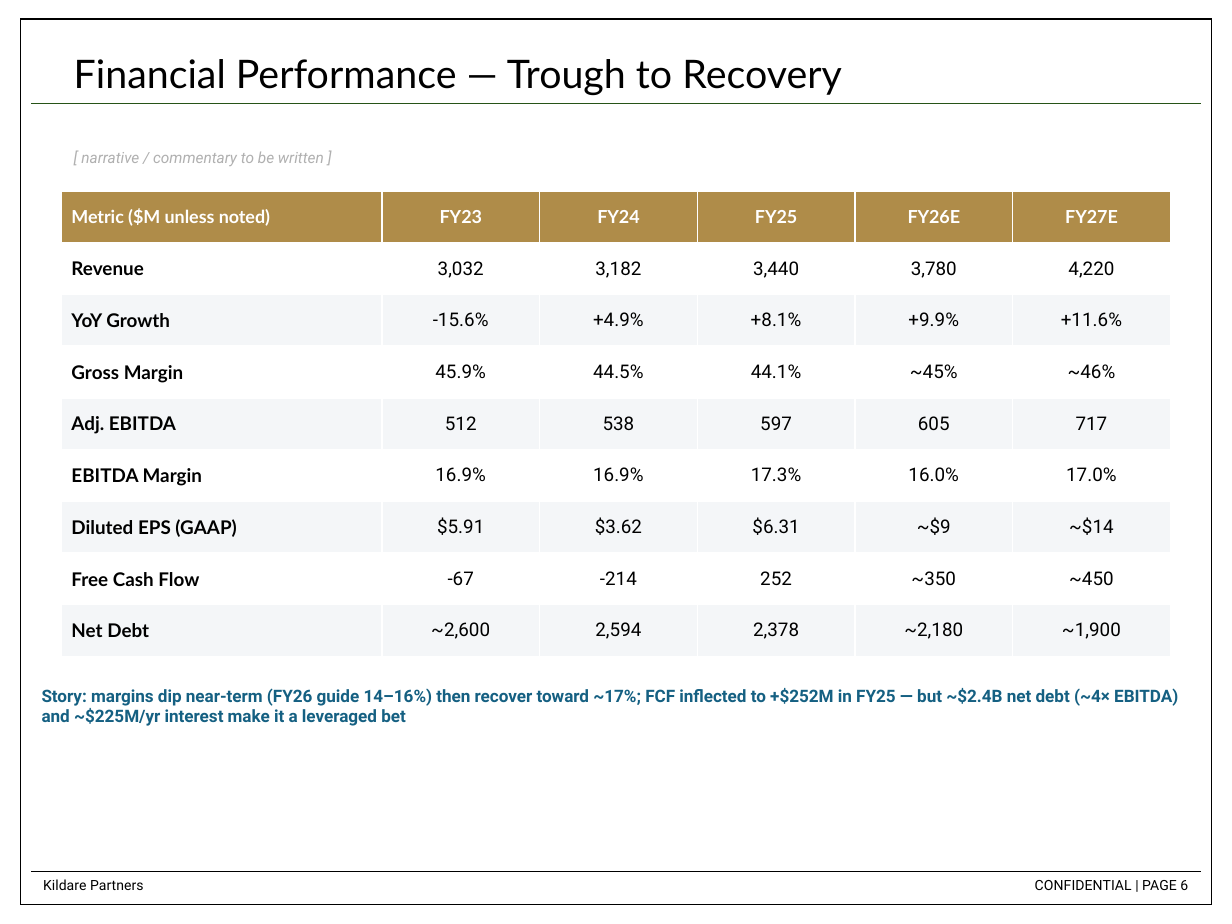
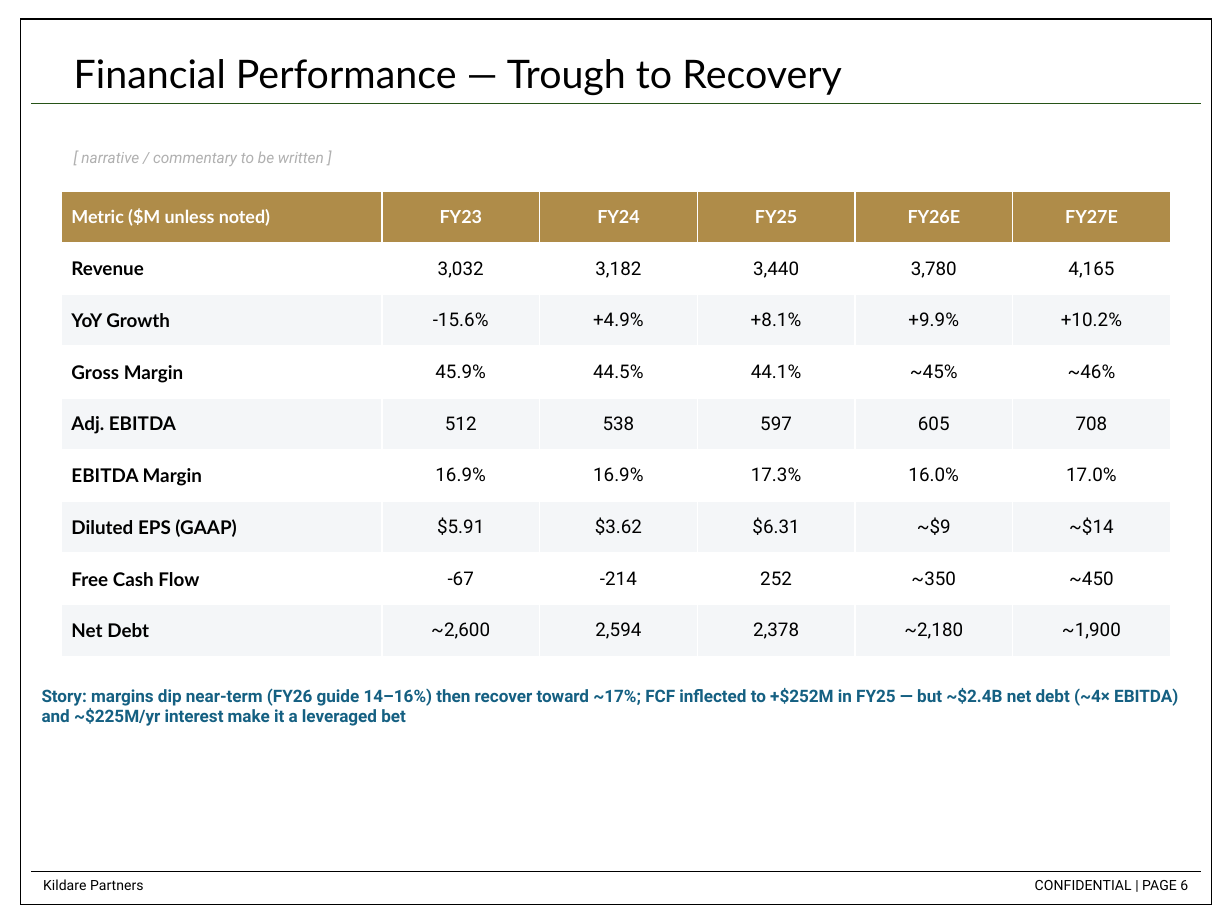
Before and after one commit to dchen88888/Nike-Stock-Pitch, a slide deck: slide 6 of RH_Stock_Pitch_updated.pptx. Drawn at 1232x924 pixels with LibreOffice and Linux fonts; fonts in the diff are those of the drawing. Boxes give left, top, right and bottom in pixels: in the first picture for what was removed or moved away, otherwise in the second. Text is boxed around its words. In the diff, an @@ line names an element or a change of style, - is before the commit and + after.

```diff
--- a/RH_Stock_Pitch_updated.pptx
+++ b/RH_Stock_Pitch_updated.pptx
@@ table at (x1=62, y1=191, x2=1170, y2=657) @@
-row 2, column 6: 4,220
+row 2, column 6: 4,165
-row 3, column 6: +11.6%
+row 3, column 6: +10.2%
-row 5, column 6: 717
+row 5, column 6: 708
```
Also in this commit, not shown: 2 other slides changed, 1 other file.
